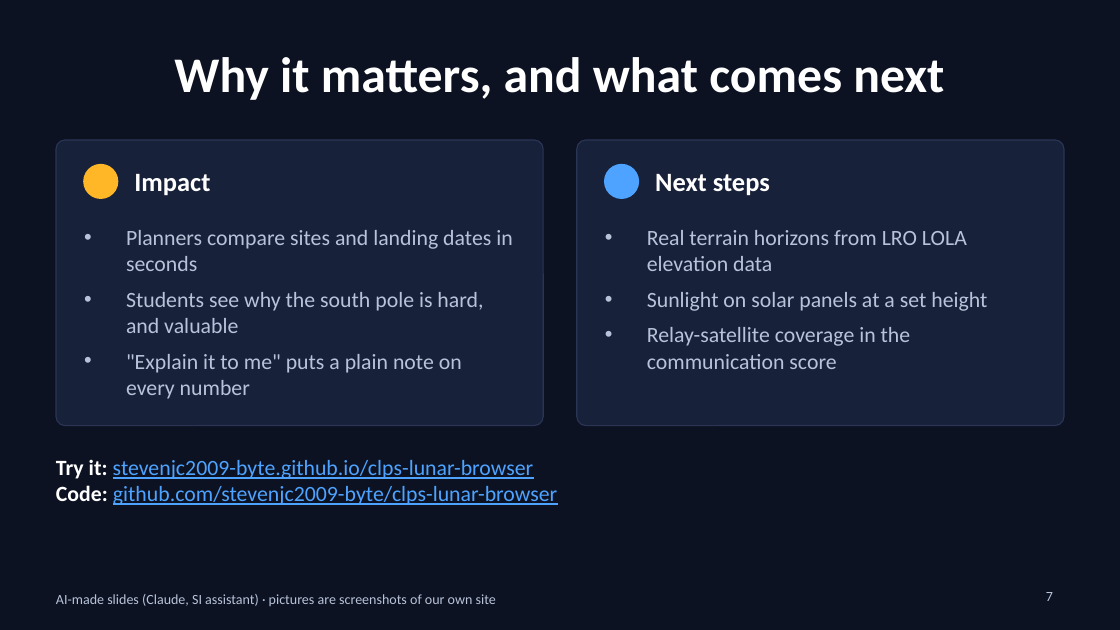
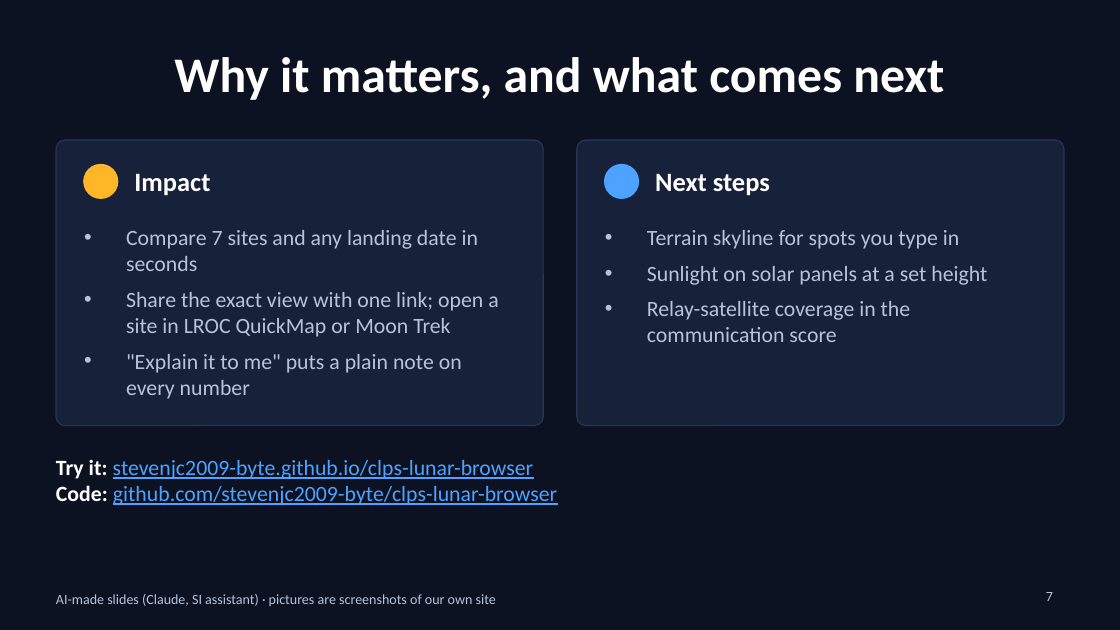
Before and after one commit to stevenjc2009-byte/clps-lunar-browser, a slide deck: slide 7 of docs/slides.pptx. Drawn at 1120x630 pixels with LibreOffice and Linux fonts; fonts in the diff are those of the drawing. Boxes give left, top, right and bottom in pixels: in the first picture for what was removed or moved away, otherwise in the second. Text is boxed around its words. In the diff, an @@ line names an element or a change of style, - is before the commit and + after.

```diff
--- a/docs/slides.pptx
+++ b/docs/slides.pptx
@@ text at [126, 230, 498, 337]: text changed @@
-• Planners compare sites and landing dates in seconds
-• Students see why the south pole is hard, and valuable
+• Compare 7 sites and any landing date in seconds
+• Share the exact view with one link; open a site in LROC QuickMap or Moon Trek
@@ text at [647, 230, 959, 249]: text changed @@
-• Real terrain horizons from LRO LOLA elevation data
+• Terrain skyline for spots you type in
```
Also in this commit, not shown: 1 other slide changed, 4 slides added, 4 slides removed, 17 other files.
